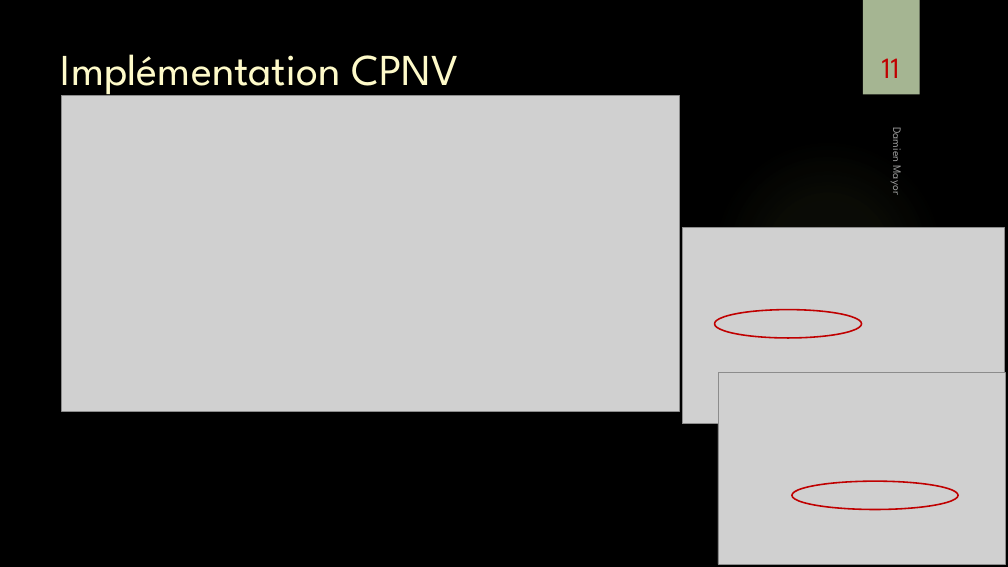
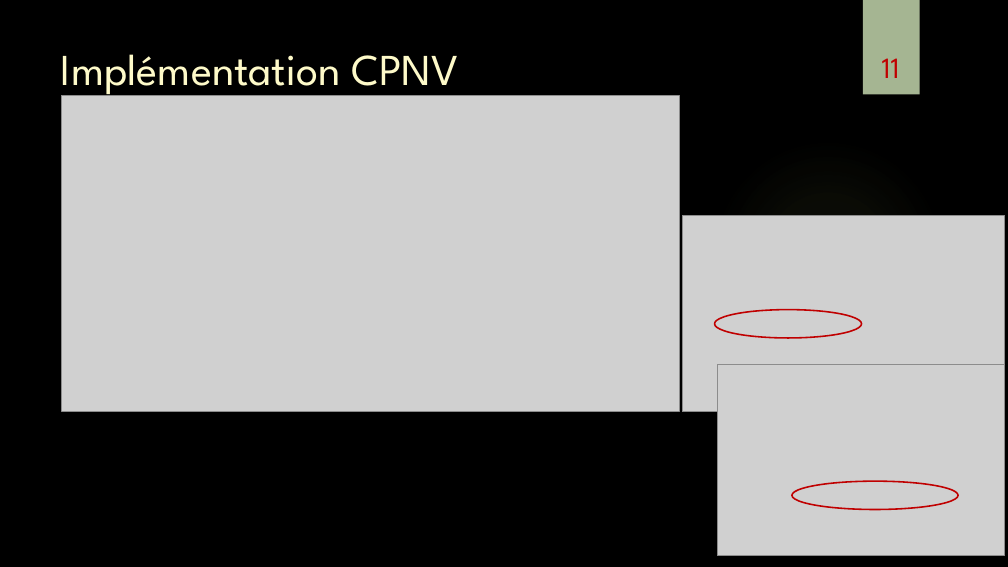
Before and after one commit to damienmayor/TPI, a slide deck: slide 11 of Présentation/Présentation TPI DMA.pptx. Drawn at 1008x567 pixels with LibreOffice and Linux fonts; fonts in the diff are those of the drawing; grey boxes stand for pictures; background and template pictures are left out. Boxes give left, top, right and bottom in pixels: in the first picture for what was removed or moved away, otherwise in the second. Text is boxed around its words. In the diff, an @@ line names an element or a change of style, - is before the commit and + after.

```diff
--- a/Présentation/Présentation TPI DMA.pptx
+++ b/Présentation/Présentation TPI DMA.pptx
@@ text removed at (889, 130, 906, 194) @@
-Damien Mayor
@@ picture: place and size @@
-picture at (682, 228, 1005, 424)
+picture at (682, 216, 1005, 412)
@@ picture: place and size @@
-picture at (718, 373, 1006, 564)
+picture at (718, 364, 1005, 556)
```
Also in this commit, not shown: 10 other slides changed, 11 slides removed.
